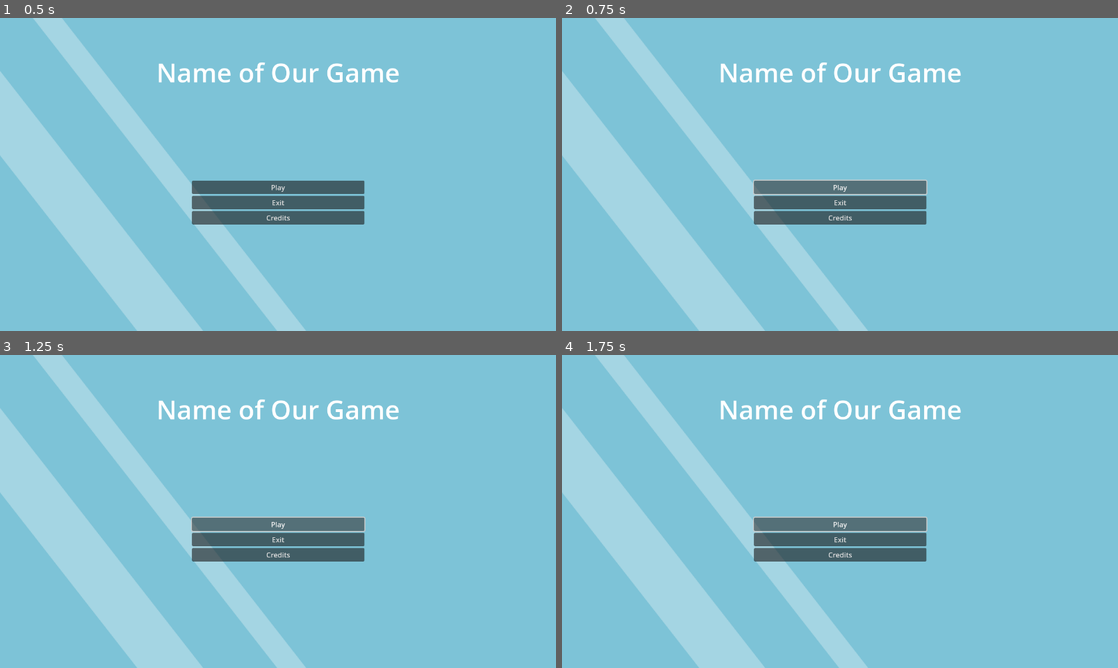
Above: before the commit, frames 1-4 (two rows, left to right).
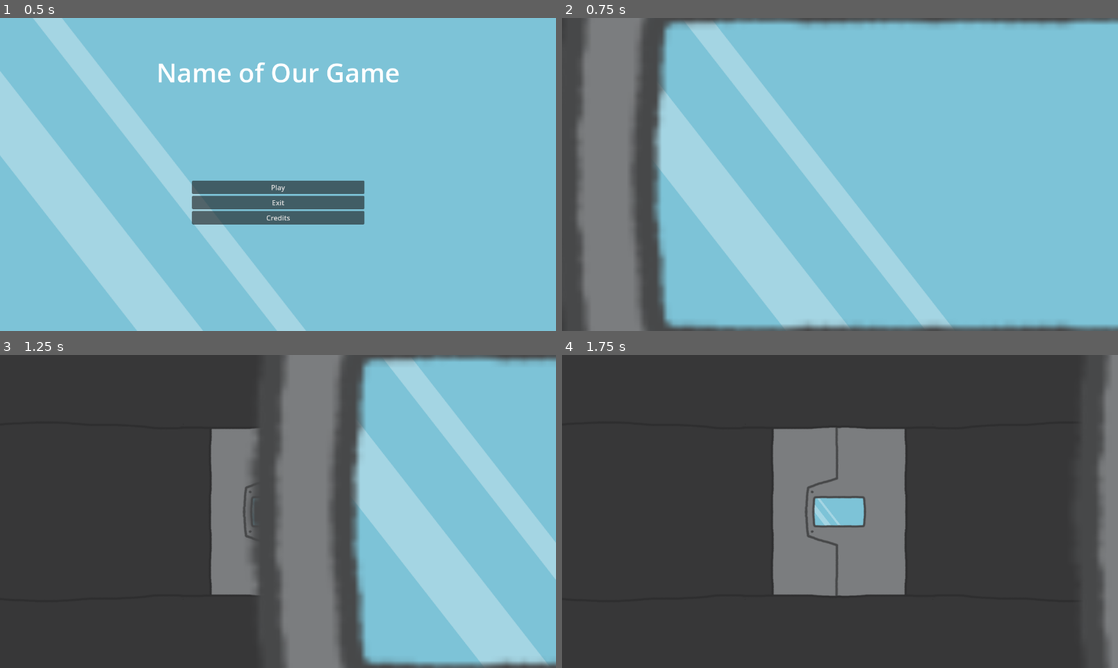
Above: after the commit, the same moments.

Repository: robotabc773/Brackeys2024.1
Game: Godot game, scene res://scenes/main_menu.tscn
Same seed, same stepped clock (60 frames per second), same inputs: the game is played once before the commit and once after it.
Inputs (mouse positions are in pixels of both pictures, inside the frame that each line leads up to):
- Up to frame 1 (0.5 s): no input
- Up to frame 2 (0.75 s): click "Play" at 0.5 s
- Up to frame 3 (1.25 s): no input
- Up to frame 4 (1.75 s): click (840, 524) at 1.25 s, where only the run before the commit has a clickable "Play"

Frame 1 is identical in both runs. In frame 2, 42% of the frame differs, in the area x 0-100%, y 0-100%; in frame 3, 77%; in frame 4, 99%.
Error before the commit: Parse Error: Used space character for indentation instead of tab as used before in the file. (res://scripts/main_menu.gd:10)

Commit message:
Small bug fix

Diff:
--- a/scenes/level.tscn
+++ b/scenes/level.tscn
@@ -1,5 +1,4 @@
 [gd_scene load_steps=6 format=3 uid="uid://do104jpe4rmyq"]
-
 
 [ext_resource type="Script" path="res://scripts/level_loader.gd" id="1_6o8tb"]
 [ext_resource type="Script" path="res://scripts/logic_grid.gd" id="2_e0wfj"]
--- a/scripts/main_menu.gd
+++ b/scripts/main_menu.gd
@@ -8,7 +8,7 @@
 
 
 func _on_play_pressed():
-  sfxPlayer.play()
+	sfxPlayer.play()
 	get_tree().change_scene_to_file("res://scenes/transition-ani.tscn")
 
 
